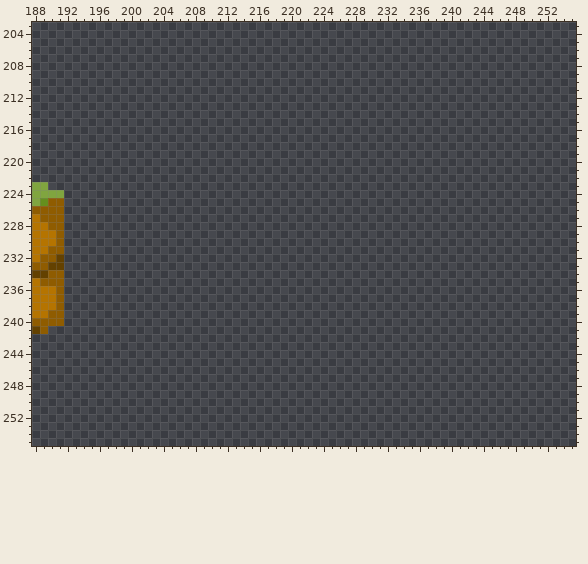
One commit to this pixel-art file: Files/Art/Source/Tilesets.aseprite. Above is the file before it was changed.
256x256 pixels, 1 frame. Colours within 5 levels of each other are drawn and written as one. Shown: x 188..255, y 203..255. The commit also changed other parts of the picture, which this record leaves out.
After:
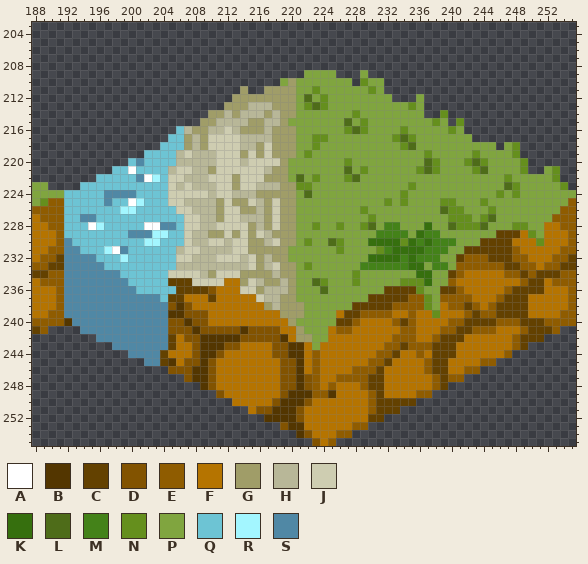
Palette (. is transparent): A #ffffff  B #533600  C #634100  D #825300  E #8f5c00  F #b57400  G #a09d68  H #b8b798  J #cecdb1  K #366f0e  L #4e6c19  M #448219  N #658f1d  P #80a53f  Q #6dc4d4  R #a3f6ff  S #5088a5
Diff:
layer "Shore_04/Base" added
layer "Shore_04/BaseDetail" added
layer "Shore_04/TopDetail" added
Changed rows in their new state; - is an unchanged pixel.
Layers "Shore_04/TopDetail", "Shore_04/BaseDetail", "Shore_04/Base":
first column x 192:
209 ------------------------------PPPP---P--------------------------
210 ---------------------------PGPPPPPPP-NPP------------------------
211 ----------------------G--GGGGPPNPPPPPPNP------------------------
212 ---------------------GGGGGGGGPLPNPPPPPPPP---P-------------------
213 --------------------GGGHHHGGGPNLNPPPPPPPPPPNP-------------------
214 ------------------GGHGHHHGHGGPPPPPPPNPPPPPPPP--N----------------
215 -----------------GGHHHHGGHHGPPPPPPPLPNPPPPPPPPNP-N--------------
216 --------------QHGGHHJHGGGHGGGPPPPPPNLNPPPPNPPPPPNP--------------
217 -------------QQGHGJJJJHHHHGGGPPNNPPPPPPPPNLNPPPPPPP-------------
218 ------------QQQGHGJJJJHHGJGGGPPNPPPPPPPPPPNLPPPPPPPPPP-PN-------
219 ----------QQQQHJHHHJJJGJGJGGGPNPPPPPPPPPPPPPPNPPPPPNPPPPN-------
220 --------QSQQQQHHHHHJJJHJJJJGPPPPPPPNPPPPPPPPPLNPPPNLNPPPPN------
221 ------QQAQQQQHJJHHGJJJJJJHGGPPPPPPPLPNPPPPPPNLNPPPPNLPPPPN--PN--
222 ----QQQQQSARQJJHHHJJJGJJJGGGPLPNPPPNLPPPPPPPPPPPPPPPPPPNPPPPPN--
223 --QQQQQQQQQQQJHJHHHJJGJJHHHGGNNPPPPPPPPPPPPNPPPPPPPPPPPLNPPPPPN-
224 QQQQQSSSSQQQQJJJJJHJJHHHGGGGGPLPPPPPPPPPPPNPPPPPPPPPPPNPNPPPPPPP
225 QQQQQSQQARQQQJJHHHHGJGGJHGJGGPPPPPPPPPPPNPNPPPPNNPPPNPPPPPPPPPPE
226 QQQQQQQRRQQQQQJJHHHGJJGGHGJGGPPPPPPPPNPPPPPPPPPLNNPPPNPPPPPPPPEE
227 QQSSQQQQQQQQQQQJJHHGJJHHHGJGGPPPPPPPPPNPPPPPPPPPNNNPNLPPPPPPPEEE
228 QQQARQQQQQAASSQJJHHJJJJGHGJGGPPNPPNPPNLPMMPPPKPPLNNNLPPPNNPPFFEE
229 QQQQQQQQSSSRRQQJHHGGJGJGJHGGGPPPPPPPPPPMMMMPKMMPPPPPPPCCCFNPFFFE
230 SQQQQQQQQQRRQQQJHHJJHJJGGHJGGPNPPLNPPPKKKKNKMKMMMPPPCCCCFFFNFFFE
231 SSQQQRASQQQQQQHJJHHHHJJGGGGGPPPPPPNPPPPNMKKKKMMMPPCCCCCCEFFFFFEE
232 SSSSQQQRQQQQQQJJHHHJJJHJGHGGPPPPPPPPPPKKKKMKMMMPPCEEECCCEEFFFEEC
233 SSSSSQQQQQQQQQHHHHHHHHHJGHJGGPNPPPPPPMMMMMMKKPMMPEEEEEECCEEFEECC
234 SSSSSSSQQQQQQJJJJHGJJJGGGGHGGPPPPPPPNPPPPPPPKKPPCEFFFFFEECECCCEE
235 SSSSSSSSQQQQQCCCJJJJFFGJHGGHGPPLNPPPNPPPPPNNNKPPEFFFFFFFFECCFEEE
236 SSSSSSSSSQQQQQCCCCDFFFJJGHHHGPPPLPPPPPPPCCCCNPPCCEFFFFFECCCCFFFE
237 SSSSSSSSSSSSQCCFFFCFFFFFJHHGGPPPPPPPPPCCCCCEENPEEEEFFFECCCFFFFFE
238 SSSSSSSSSSSSSDBDFFFFFFFFFGHGGGPPPPPPCCCCCEEEENPFEECEFECCCCFFFFFE
239 SSSSSSSSSSSSSBBDDDFFFFFFFFFGGGPPPPFCCEEEEFFEFFNFFFECEECCCCFFFFEE
240 BSSSSSSSSSSSSDDBDDFFFFFFFFFFGPPPPPCCEFFFFECEFFFFEECCCCEEECCCEEEE
241 --SSSSSSSSSSSDDDBDDDDDBDDDDFFGPPPFEEFFFFFFEEFFFEECCEEEFFFECCCE--
242 ----SSSSSSSSSCFDDBBBBBDDDDDBFGGPPFFFFFFFFEEEFFECCCFFFFFFECCC----
243 ------SSSSSSSCFFDBBBDDFFFFDDBBFPFFFFFFFFEECEEECCCFFFFFFFEC------
244 --------SSSSCFFFDBBDFFFFFFDDBBFEFFFFFFFEECFFEFCCCFFFFFFE--------
245 ----------SSCBFDDBDFFFFFFFFDDBFEFFFFFFEECFFFFECCFFFFEE----------
246 -------------DDDBBDFFFFFFFFDDBFEFFFFEEECFFFFFECCFFEE------------
247 ---------------DBBDFFFFFFFFDDBDEFFEEEECCFFFFFFECEE--------------
248 -----------------BDFFFFFFFFDDBDEFEFFFECCFFFFFFEC----------------
249 -------------------DFFFFFFFDBBBEEBFFFFECFFFFEE------------------
250 ---------------------FFFFFDBBBDFFFFFFFECCCCC--------------------
251 -----------------------FDDBBBDFFFFFFFFECCC----------------------
252 -------------------------BBBBDFFFFFFFFCC------------------------
253 ---------------------------DBBFFFFFFEE--------------------------
254 -----------------------------BDFFFEE----------------------------
255 -------------------------------DFE------------------------------
